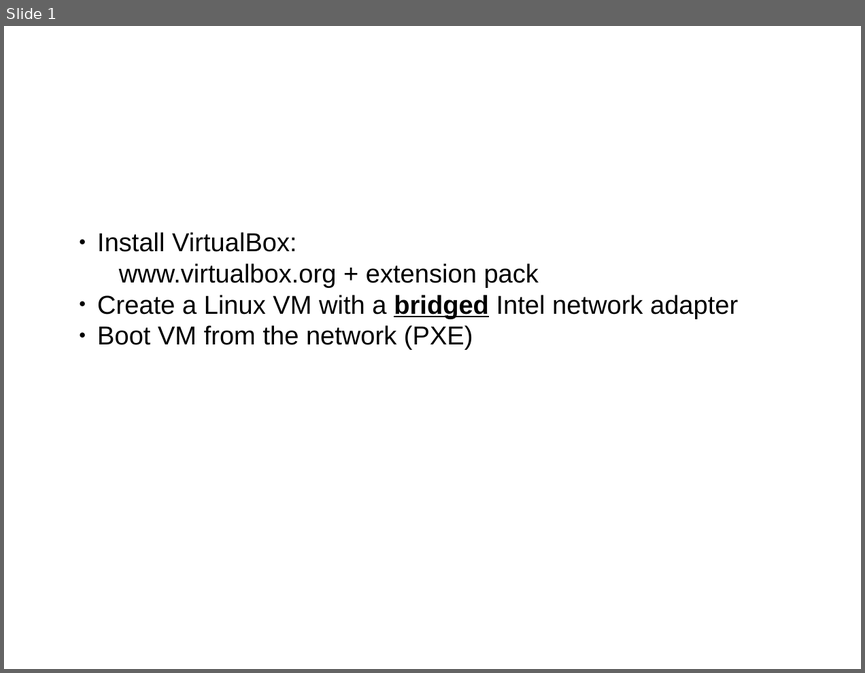
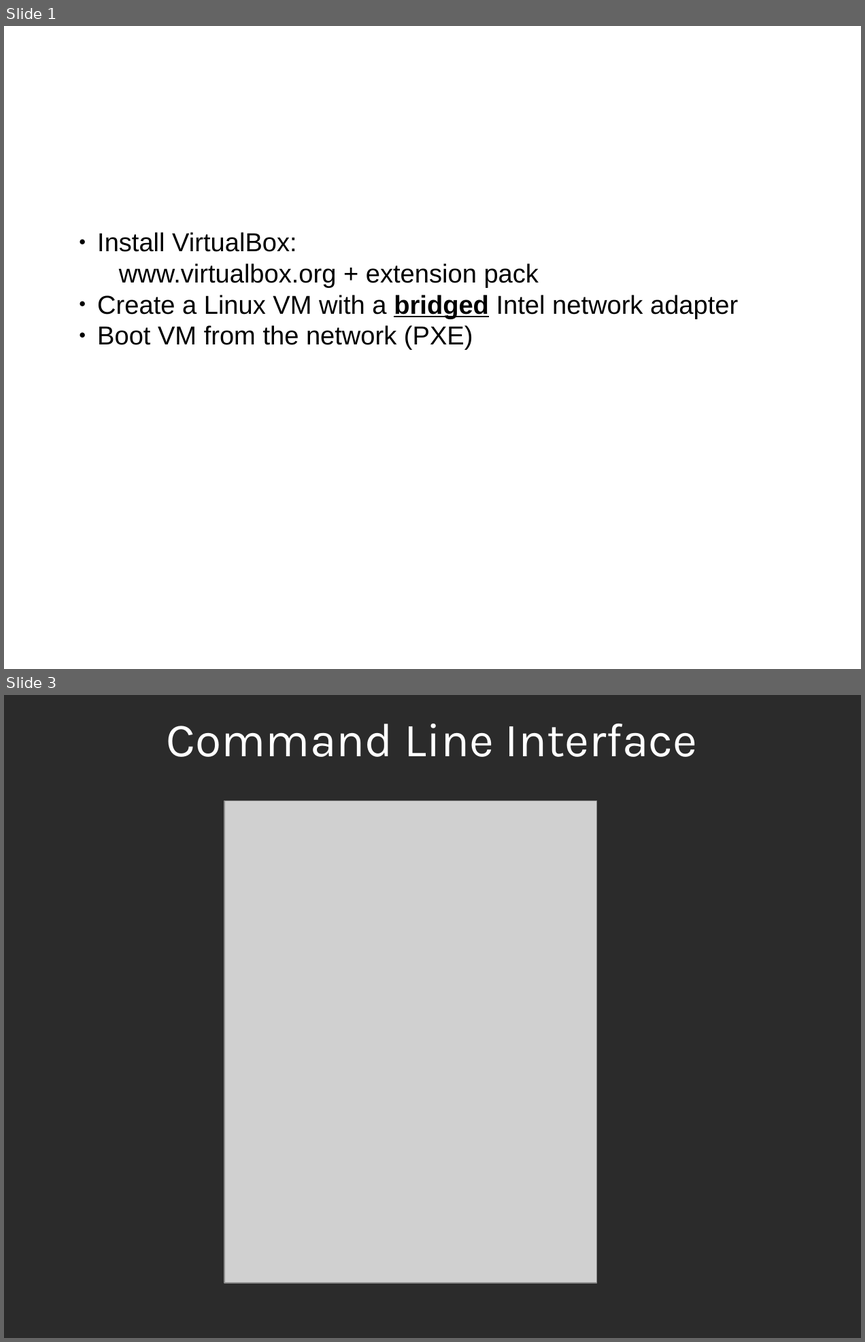
Before and after one commit to sphaero/workshops, a slide deck: LinuxUpAndRunning/presentation.odp. Shown one above the other, each under a label of ours: slide 1 before the commit, slides 1 and 3 after it; the slides between them are not shown. The pictures are 865x673 and 865x1342 pixels, drawn with LibreOffice and Linux fonts; fonts in the diff are those of the drawing; grey boxes stand for pictures; background and template pictures are left out; a plain dark background stands for a picture behind light text. Boxes give left, top, right and bottom in pixels: in the first picture for what was removed or moved away, otherwise in the second. Text is boxed around its words. In the diff, an @@ line names an element or a change of style, - is before the commit and + after.

```diff
--- a/LinuxUpAndRunning/presentation.odp
+++ b/LinuxUpAndRunning/presentation.odp
@@ slide 3 added at <box>4,695,861,1338</box>, background picture (left out) @@
@@ title added at <box>167,724,698,757</box>, 44 pt, text #FFFFFF @@
+Command Line Interface
@@ picture added at <box>224,800,596,1283</box> @@
```
Also in this commit, not shown: 5 other slides added.
